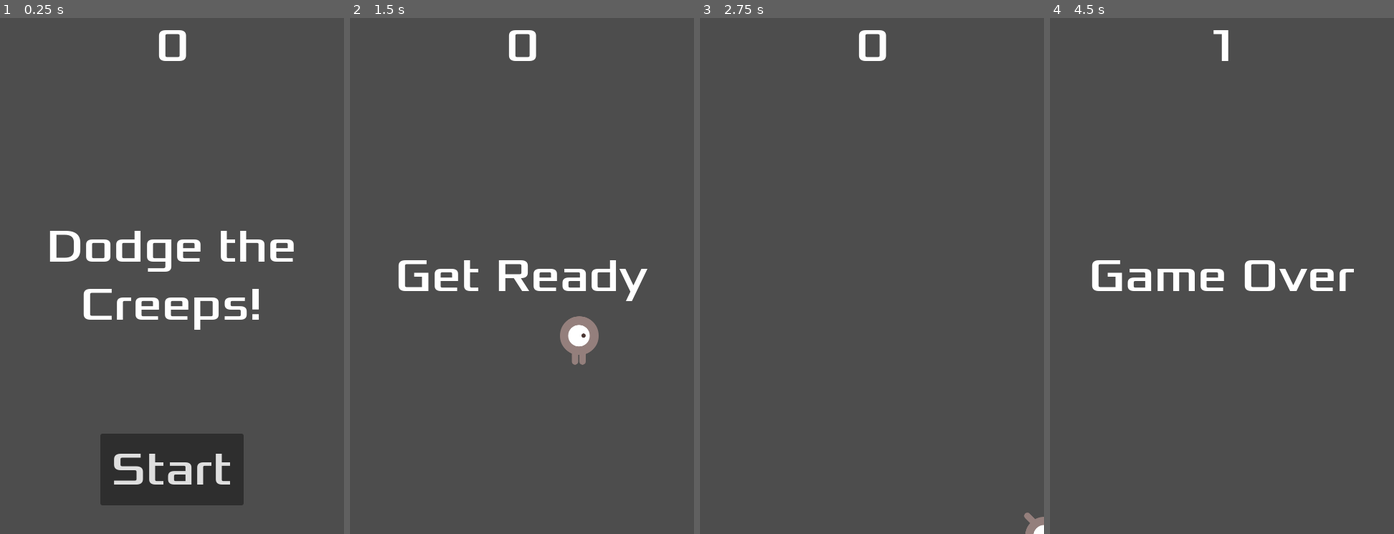
Above: before the commit, frames 1-4 (left to right).
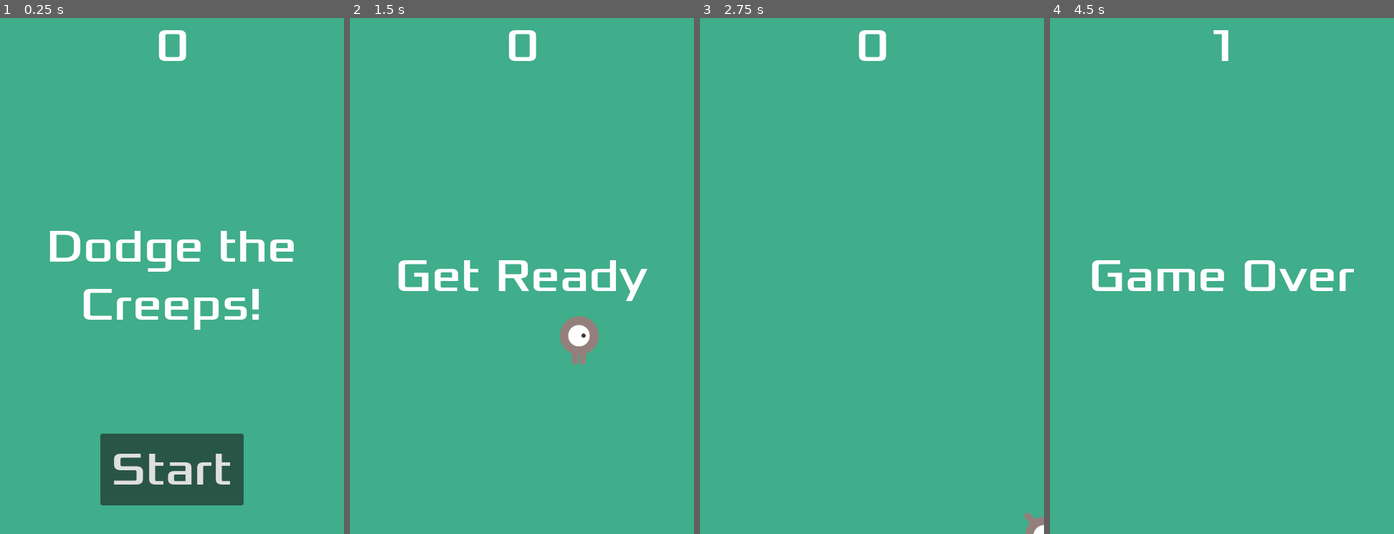
Above: after the commit, the same moments.

Repository: BenjaminLawrence/First2DGameGDScript
Game: Godot game, scene res://main.tscn
Two runs of this game, one before a commit and one after it. Both use one fixed random seed, a clock stepped at 60 frames per second and the inputs below. The project has no main scene, so this scene is started directly.
Inputs:
- Up to frame 1 (0.25 s): no input
- Up to frame 2 (1.5 s): click "Start" at 0.5 s; tap Enter at 1.25 s; hold Right (move_right) from 1.28 s (still down)
- Up to frame 3 (2.75 s): release Right (move_right) at 2.03 s; hold Down (move_down) from 2.03 s (still down)
- Up to frame 4 (4.5 s): release Down (move_down) at 2.78 s; hold Right (move_right) 2.78-3.53 s; hold Up (move_up) 3.53-4.28 s; hold Left (move_left) from 4.28 s (still down)

The runs differ from the first frame. In frame 1, 96% of the frame differs, in the area x 0-100%, y 0-100%; in frame 2, 97%; in frame 3, 100%; in frame 4, 98%.

Commit message:
Added a an aquamarine background

Diff:
--- a/main.tscn
+++ b/main.tscn
@@ -14,6 +14,14 @@
 [node name="Main" type="Node"]
 script = ExtResource("1_gyxxu")
 mob_scene = ExtResource("2_l6nnv")
+
+[node name="Background" type="ColorRect" parent="."]
+anchors_preset = 15
+anchor_right = 1.0
+anchor_bottom = 1.0
+grow_horizontal = 2
+grow_vertical = 2
+color = Color(0.252923, 0.680379, 0.543252, 1)
 
 [node name="Player" parent="." instance=ExtResource("1_dnws7")]
 
--- a/mob.tscn
+++ b/mob.tscn
@@ -58,7 +58,7 @@
 scale = Vector2(0.75, 0.75)
 sprite_frames = SubResource("SpriteFrames_2vn7e")
 animation = &"swim"
-frame_progress = 0.464999
+frame_progress = 0.622389
 
 [node name="CollisionShape2D" type="CollisionShape2D" parent="."]
 rotation = 1.5708
